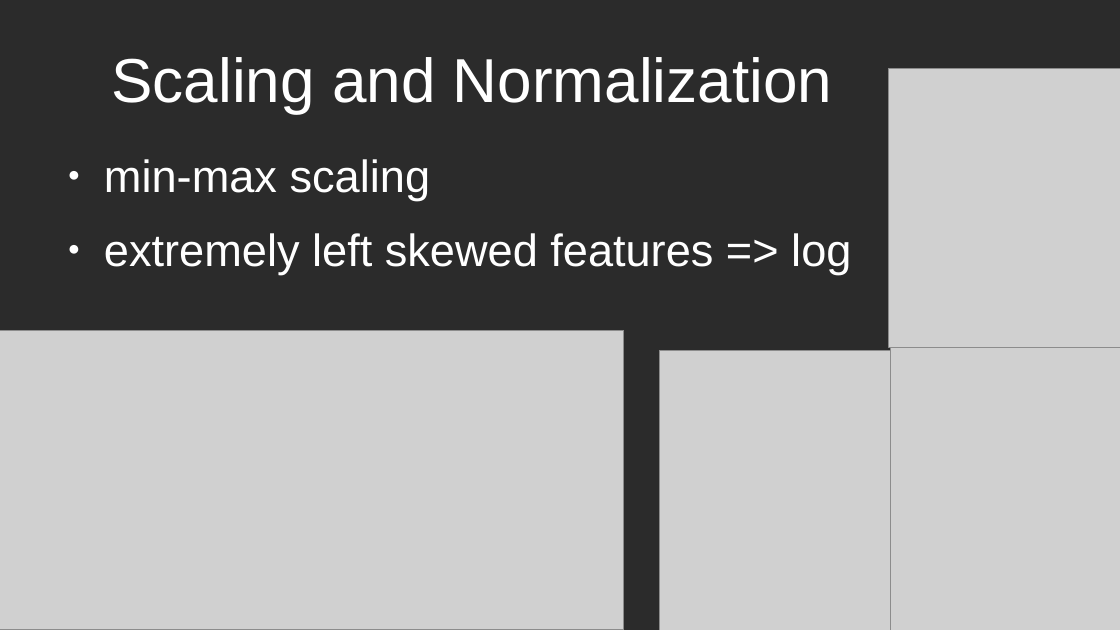
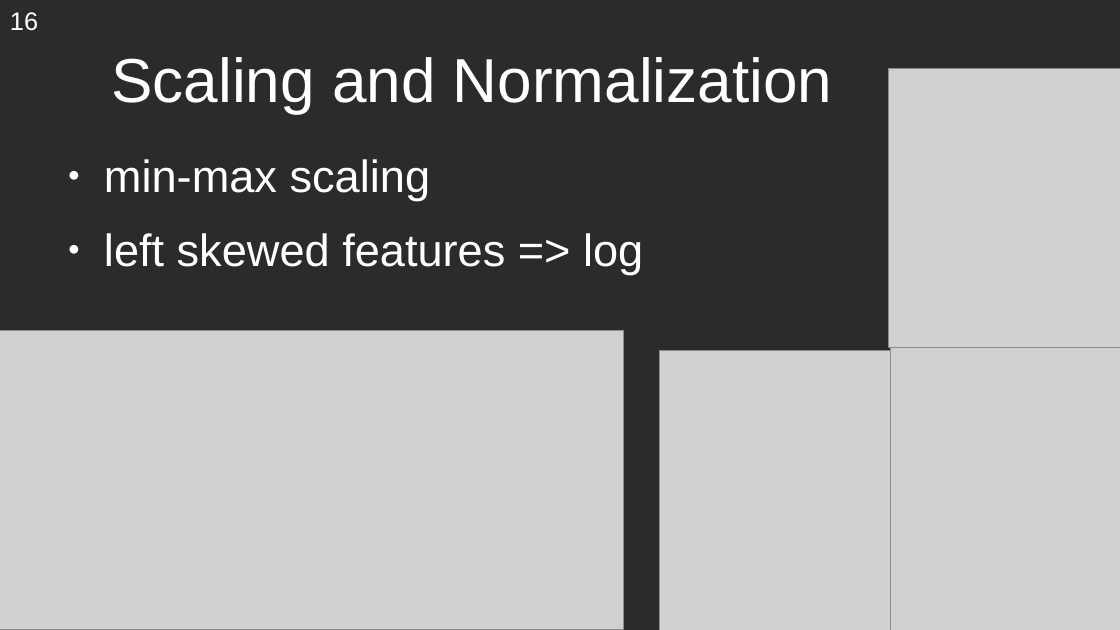
Before and after one commit to nlevi-dev/UPC-MasterThesis, a slide deck: slide 16 of Presentation.odp. Drawn at 1120x630 pixels with LibreOffice and Linux fonts; fonts in the diff are those of the drawing; grey boxes stand for pictures; background and template pictures are left out; a plain dark background stands for a picture behind light text. Boxes give left, top, right and bottom in pixels: in the first picture for what was removed or moved away, otherwise in the second. Text is boxed around its words. In the diff, an @@ line names an element or a change of style, - is before the commit and + after.

Commit message:
slides

```diff
--- a/Presentation.odp
+++ b/Presentation.odp
@@ page number added at (x1=10, y1=12, x2=38, y2=31), 18 pt, text #FFFFFF @@
+16
@@ text at (x1=104, y1=233, x2=643, y2=275): text changed @@
-● extremely left skewed features => log
+● left skewed features => log
```
Also in this commit, not shown: 25 other slides changed, 1 other file.
